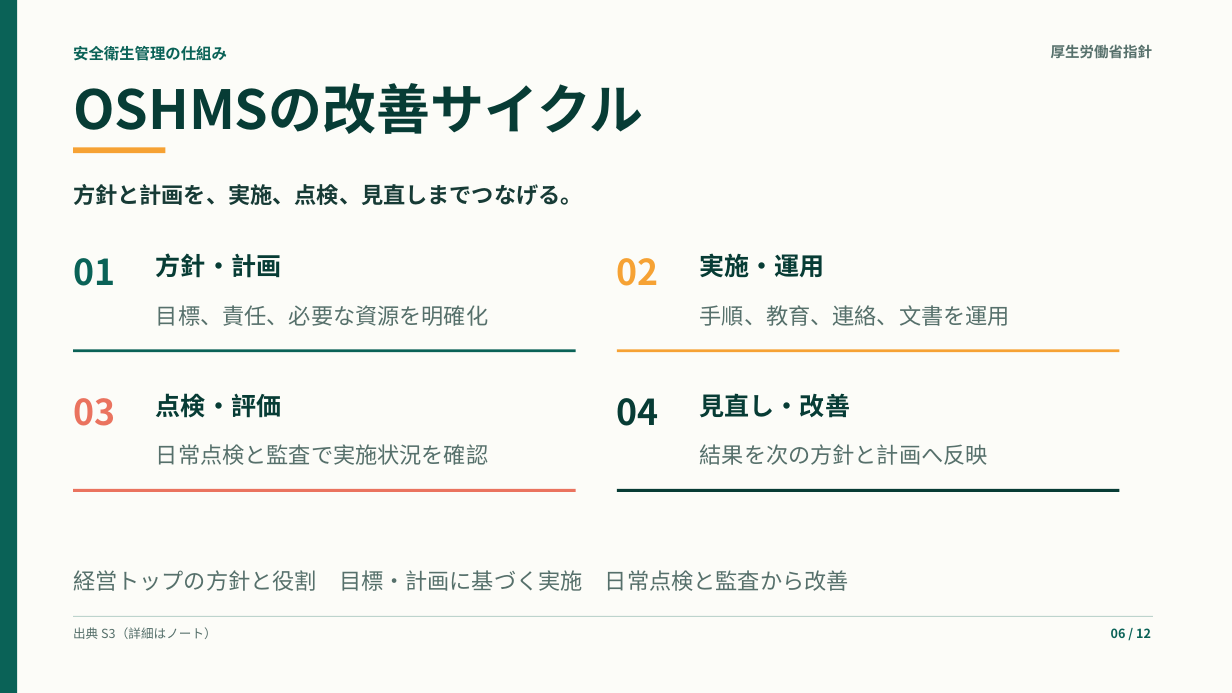
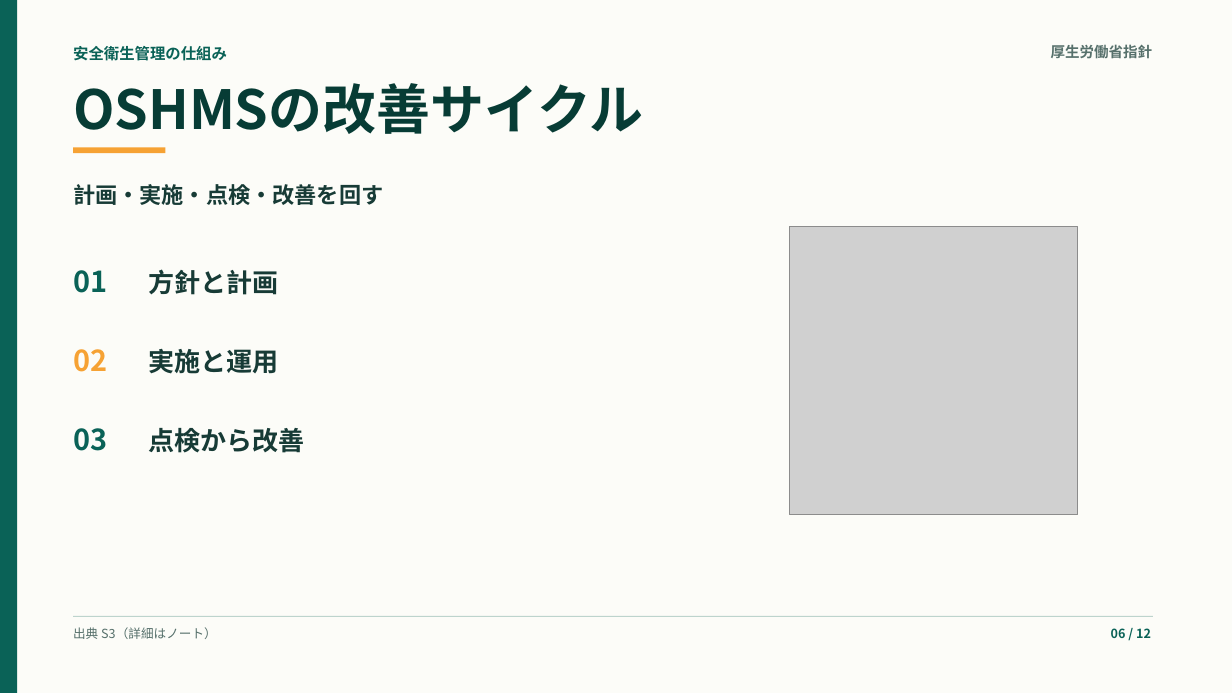
Before and after one commit to kameking-lab/safe-ai-site, a slide deck: slide 6 of web/public/training/safety-seminars/safety-management-basics-osh-law/downloads/safety-management-basics-osh-law-training.pptx. Drawn at 1232x693 pixels with LibreOffice and Linux fonts; fonts in the diff are those of the drawing; grey boxes stand for pictures. Boxes give left, top, right and bottom in pixels: in the first picture for what was removed or moved away, otherwise in the second. Text is boxed around its words. In the diff, an @@ line names an element or a change of style, - is before the commit and + after.

```diff
--- a/web/public/training/safety-seminars/safety-management-basics-osh-law/downloads/safety-management-basics-osh-law-training.pptx
+++ b/web/public/training/safety-seminars/safety-management-basics-osh-law/downloads/safety-management-basics-osh-law-training.pptx
@@ text at box(73, 184, 383, 205): text changed @@
-方針と計画を、実施、点検、見直しまでつなげる。
+計画・実施・点検・改善を回す
@@ picture added at box(789, 226, 1078, 515) @@
@@ text "01": place and size @@
-text "01" at box(73, 258, 115, 286)
+text "01" at box(73, 270, 107, 293)
@@ text "01" at box(73, 270, 107, 293): size 27.8 to 22.5 pt @@
@@ text at box(148, 269, 278, 295): text changed; size 19.5 to 20.3 pt; text colour #073C35 to #173B36 @@
-方針・計画
+方針と計画
@@ text removed at box(156, 305, 488, 326) @@
-目標、責任、必要な資源を明確化
@@ text removed at box(700, 305, 1010, 326) @@
-手順、教育、連絡、文書を運用
@@ text "02" at box(73, 349, 107, 372): size 27.8 to 22.5 pt @@
@@ text "02": place and size @@
-text "02" at box(617, 258, 659, 286)
+text "02" at box(73, 349, 107, 372)
@@ rectangle removed at box(73, 349, 576, 352) @@
@@ text at box(148, 349, 278, 374): text changed; size 19.5 to 20.3 pt; text colour #073C35 to #173B36 @@
-実施・運用
+実施と運用
@@ rectangle removed at box(617, 349, 1120, 352) @@
@@ text "03": place and size @@
-text "03" at box(73, 398, 115, 426)
+text "03" at box(73, 428, 107, 451)
@@ text "03" at box(73, 428, 107, 451): size 27.8 to 22.5 pt, text colour #EA735F to #0A6257 @@
@@ text removed at box(156, 393, 281, 418) @@
-点検・評価
@@ text removed at box(617, 398, 659, 426) @@
-04
@@ text removed at box(700, 393, 850, 418) @@
-見直し・改善
@@ text added at box(148, 428, 304, 453), 20.3 pt, text #173B36, bold @@
+点検から改善
@@ text removed at box(156, 444, 488, 465) @@
-日常点検と監査で実施状況を確認
@@ text removed at box(700, 444, 988, 465) @@
-結果を次の方針と計画へ反映
@@ rectangle removed at box(73, 489, 576, 492) @@
@@ rectangle removed at box(617, 489, 1120, 492) @@
@@ text removed at box(73, 570, 849, 591) @@
-経営トップの方針と役割 目標・計画に基づく実施 日常点検と監査から改善
```
Also in this commit, not shown: 11 other slides changed, 14 other files.
